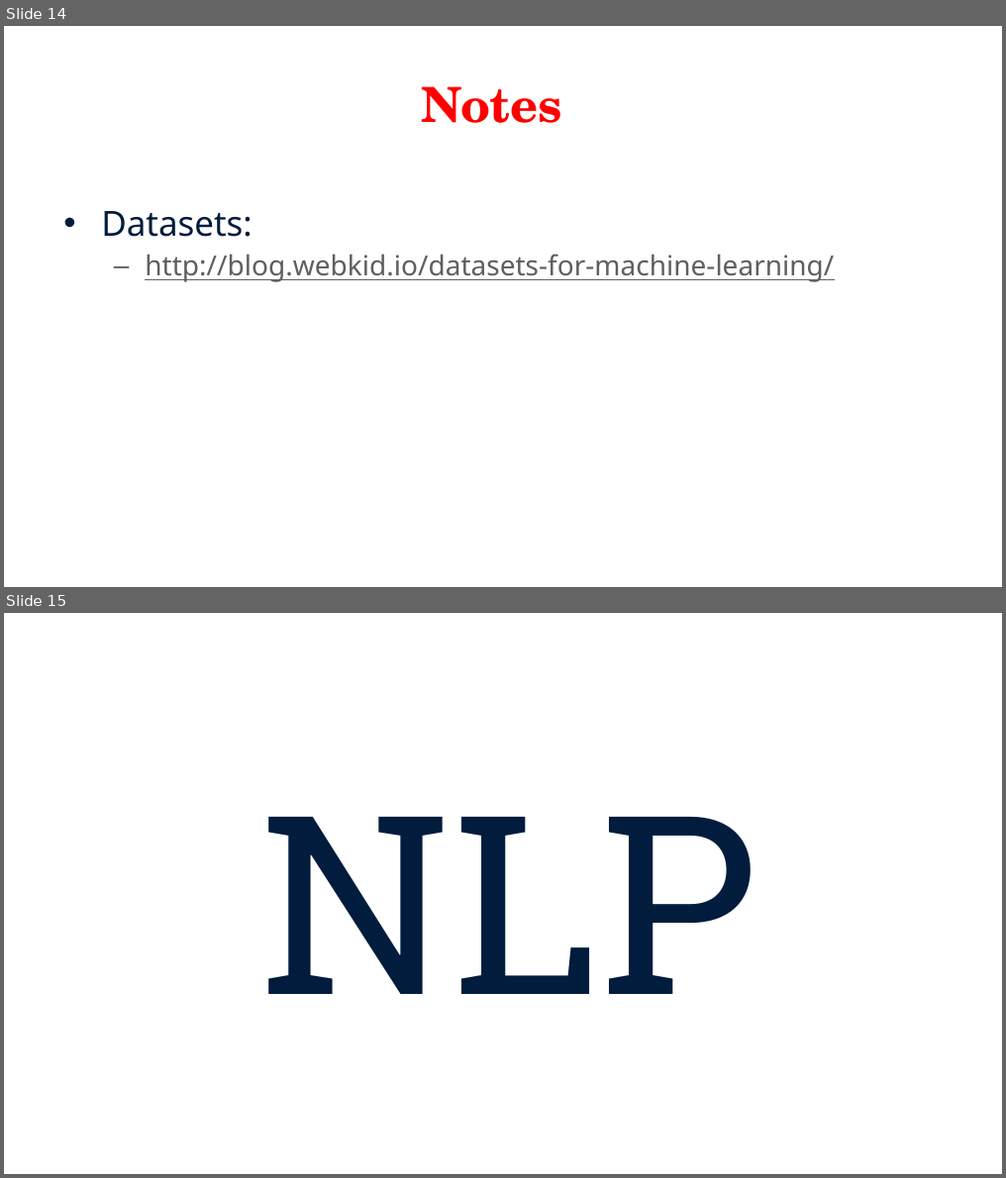
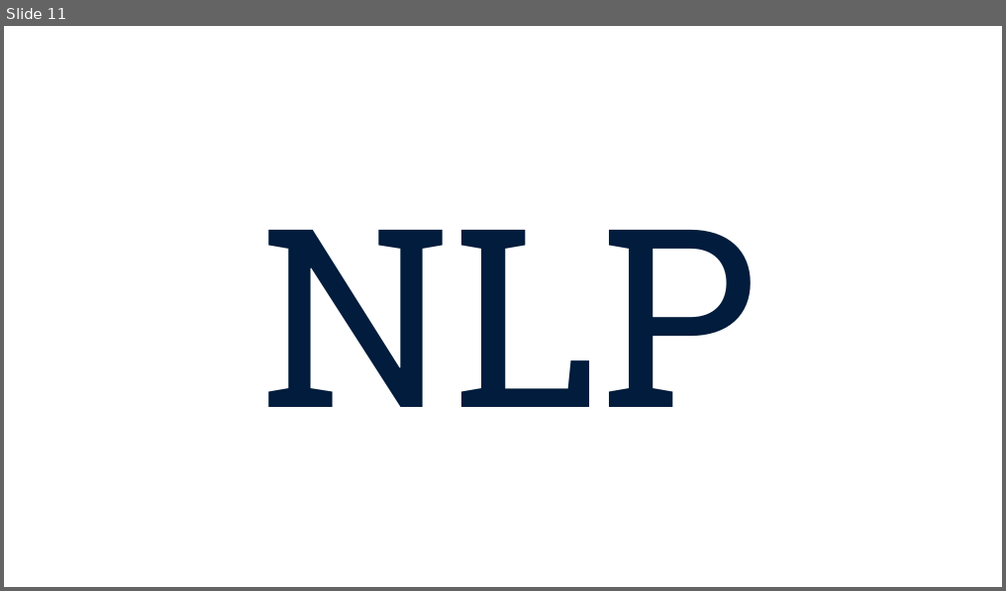
Before and after one commit to fanfeng2015/Natural-Language-Processing, a slide deck: Slides/Lecture 8-3.pptx. Shown one above the other, each under a label of ours: slides 14 and 15 before the commit, slide 11 after it. The pictures are 1006x1178 and 1006x591 pixels, drawn with LibreOffice and Linux fonts; fonts in the diff are those of the drawing. Boxes give left, top, right and bottom in pixels: in the first picture for what was removed or moved away, otherwise in the second. Text is boxed around its words. In the diff, an @@ line names an element or a change of style, - is before the commit and + after.

```diff
--- a/Slides/Lecture 8-3.pptx
+++ b/Slides/Lecture 8-3.pptx
@@ slide 14 removed at (4, 26, 1002, 587), background #FFFFFF @@
@@ title removed at (421, 86, 562, 123) @@
-Notes
@@ text removed at (101, 211, 834, 282) @@
-• Datasets:
-  – http://blog.webkid.io/datasets-for-machine-learning/
@@ what was slide 15 is now slide 11 @@
```
Also in this commit, not shown: 3 other slides removed, 24 other files.
